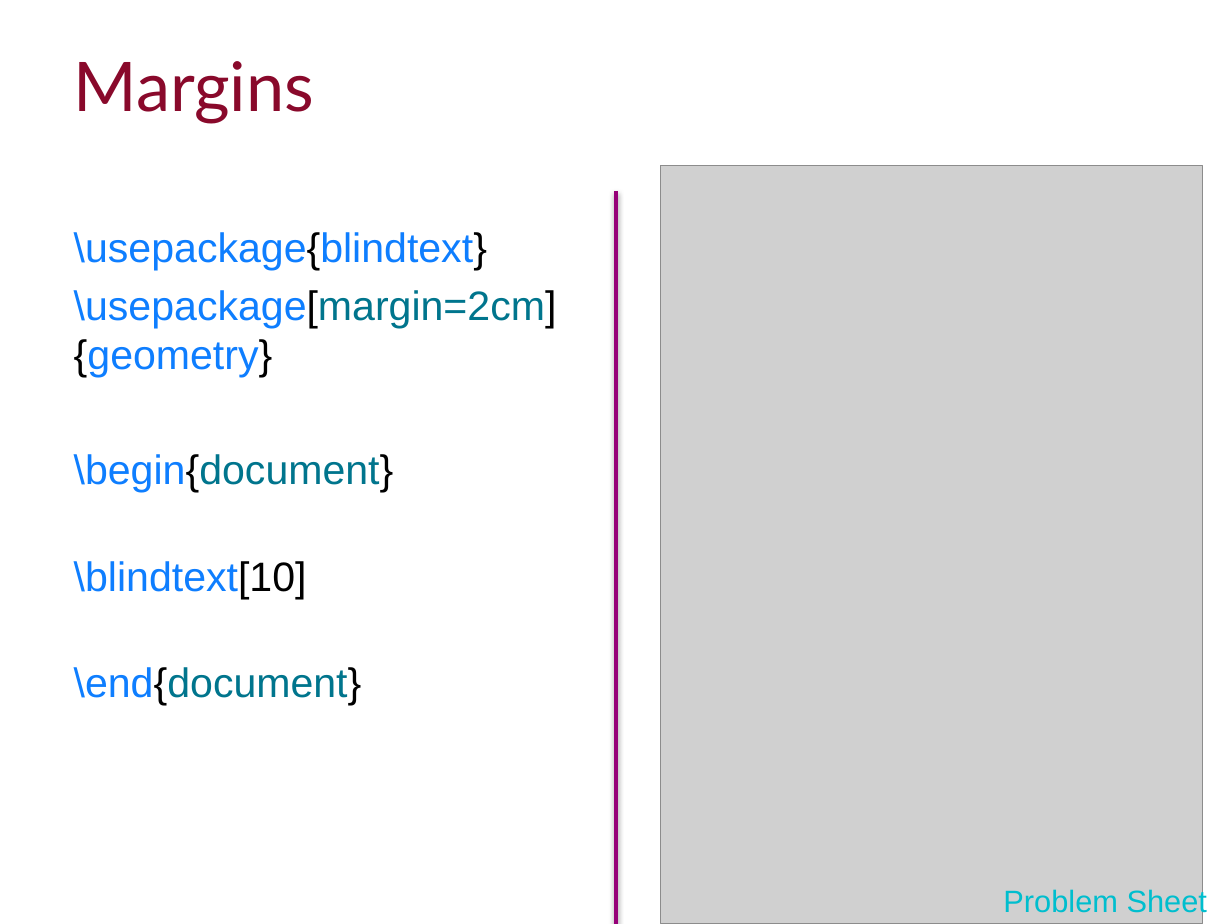
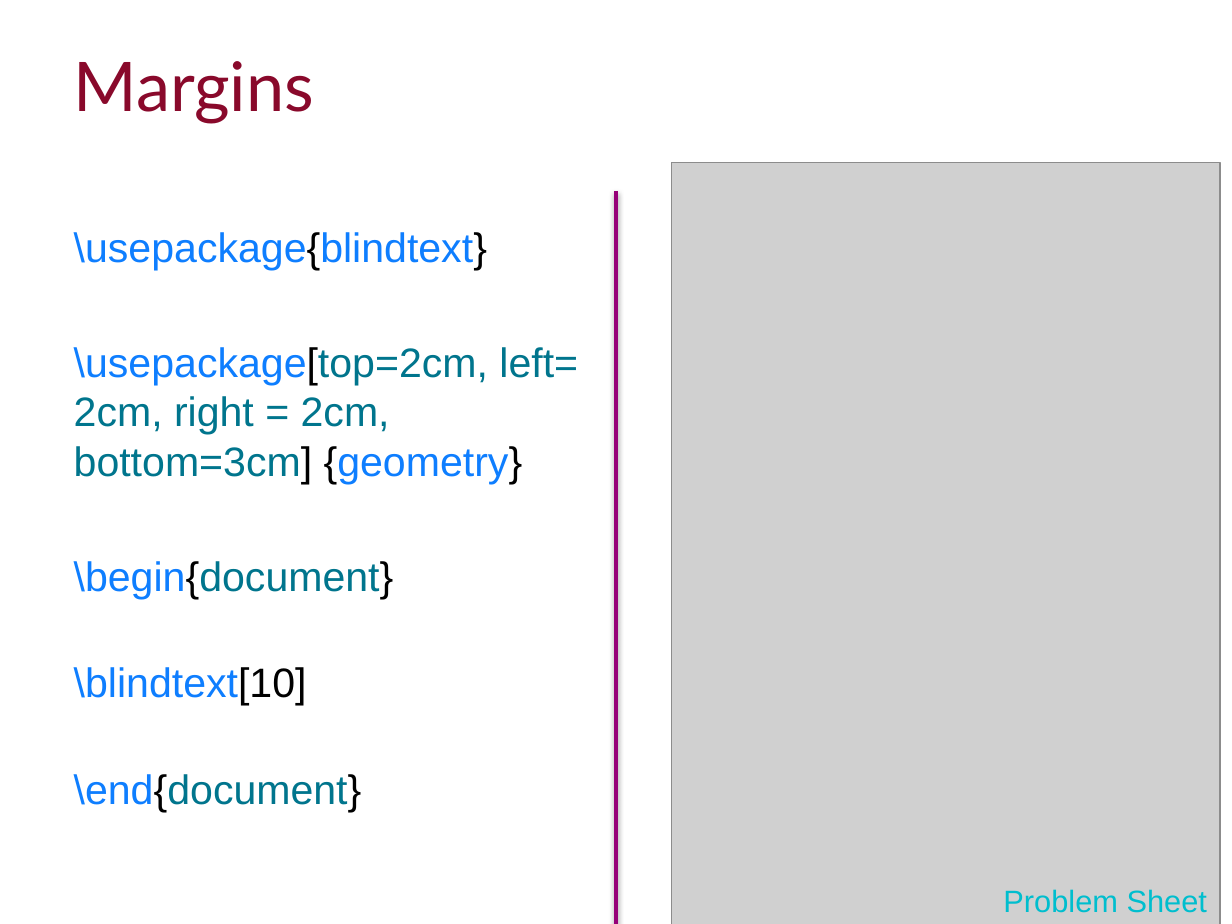
Before and after one commit to ImperialCollegeLondon/RCDS-writing-theses-in-latex, a slide deck: slide 8 of Writing Theses in Latex Slides.pptx. Drawn at 1232x924 pixels with LibreOffice and Linux fonts; fonts in the diff are those of the drawing; grey boxes stand for pictures; background and template pictures are left out. Boxes give left, top, right and bottom in pixels: in the first picture for what was removed or moved away, otherwise in the second. Text is boxed around its words. In the diff, an @@ line names an element or a change of style, - is before the commit and + after.

```diff
--- a/Writing Theses in Latex Slides.pptx
+++ b/Writing Theses in Latex Slides.pptx
@@ picture: place and size @@
-picture at box(660, 165, 1202, 924)
+picture at box(671, 163, 1220, 924)
@@ text at box(74, 347, 578, 484): text changed; text colour #0E7EFF to #00758D @@
-\usepackage[margin=2cm] {geometry}
+\usepackage[top=2cm, left= 2cm, right = 2cm, bottom=3cm] {geometry}
```
Also in this commit, not shown: 9 other slides changed, 1 slide added, 4 slides removed, 3 other files.
